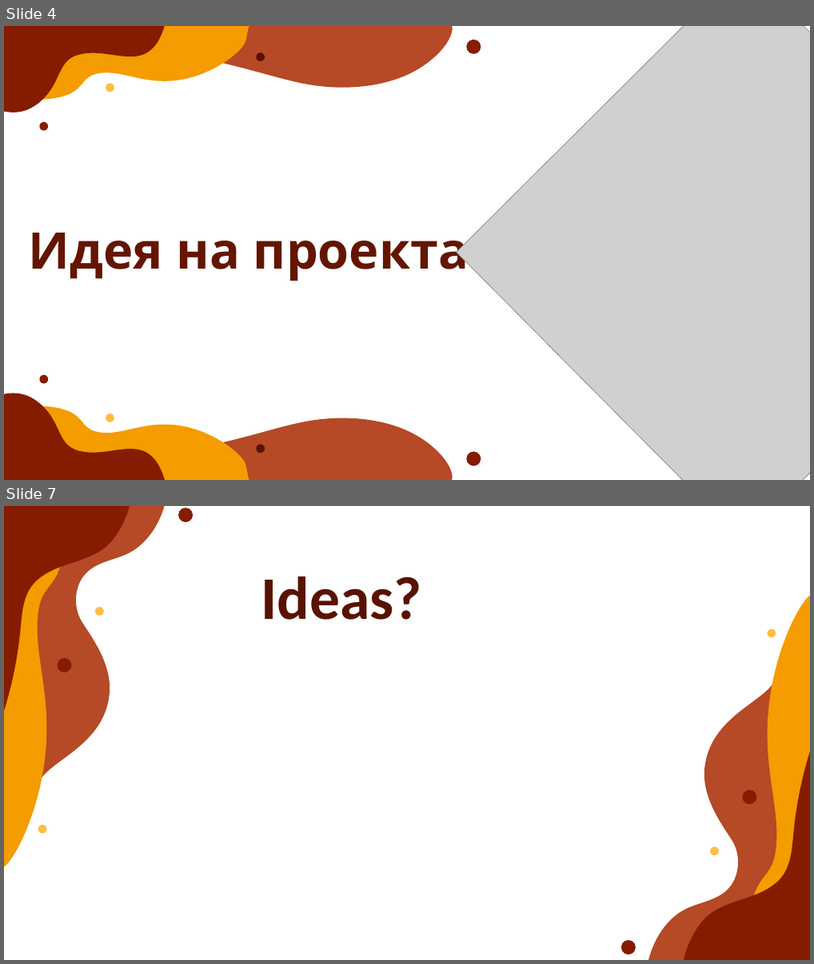
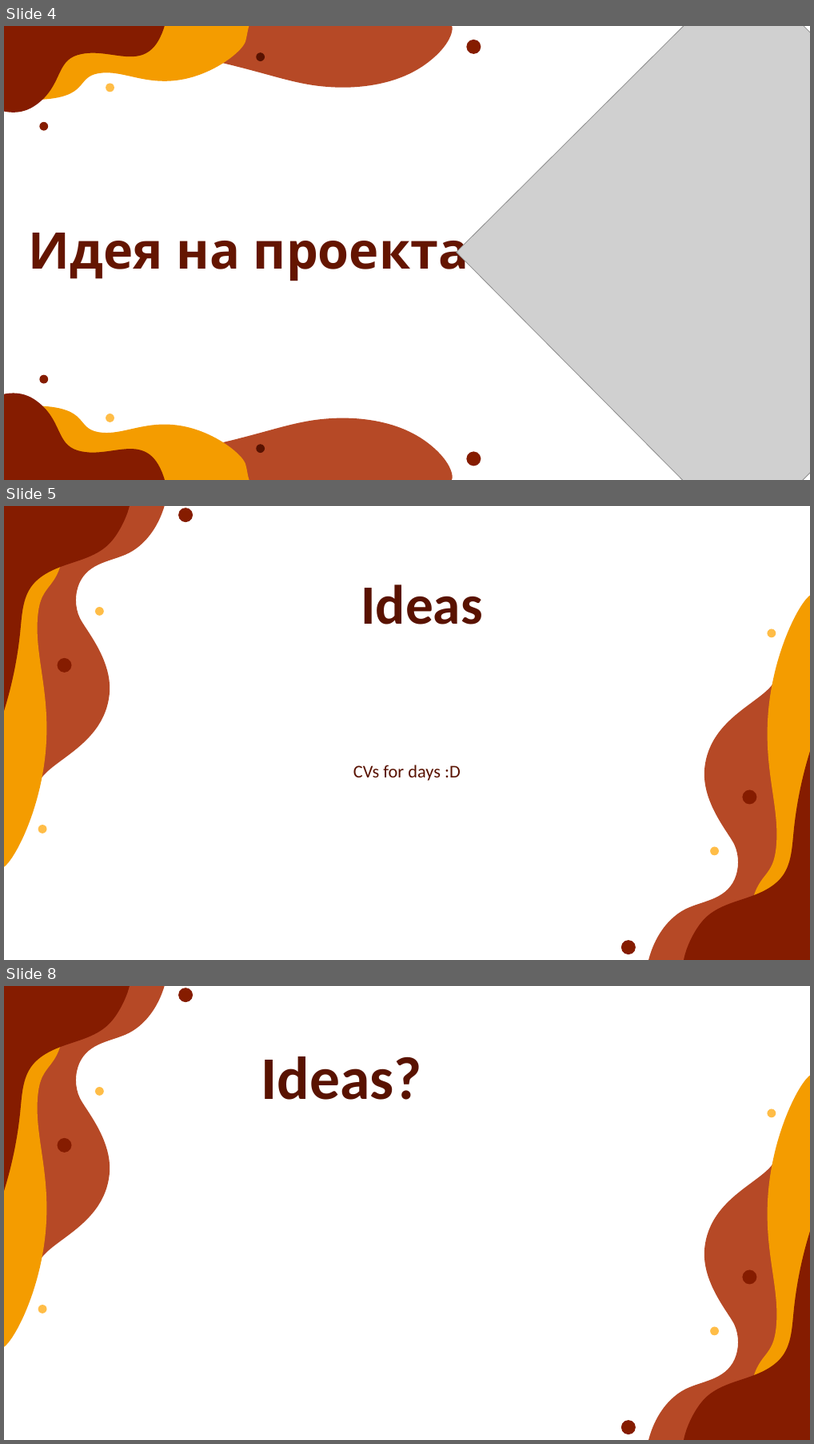
Before and after one commit to EGGeorgieva21/HOMELANDER, a slide deck: presentationpptx.pptx. Shown one above the other, each under a label of ours: slides 4 and 7 before the commit, slides 4, 5 and 8 after it; the slides between them are not shown. The pictures are 814x964 and 814x1444 pixels, drawn with LibreOffice and Linux fonts; fonts in the diff are those of the drawing; grey boxes stand for pictures; background and template pictures are left out. Boxes give left, top, right and bottom in pixels: in the first picture for what was removed or moved away, otherwise in the second. Text is boxed around its words. In the diff, an @@ line names an element or a change of style, - is before the commit and + after.

```diff
--- a/presentationpptx.pptx
+++ b/presentationpptx.pptx
@@ slide 5 added at (4, 506, 810, 960), background #FFFFFF; not listed: 14 template elements that a slide beside it also shows @@
@@ title added at (361, 584, 482, 624), 66 pt, text #591200, bold @@
+Ideas
@@ subtitle added at (354, 764, 461, 780), 21.4 pt, text #591200 @@
+CVs for days :D
@@ what was slide 7 is now slide 8 @@
```
Also in this commit, not shown: 2 other slides added, 2 slides removed.
